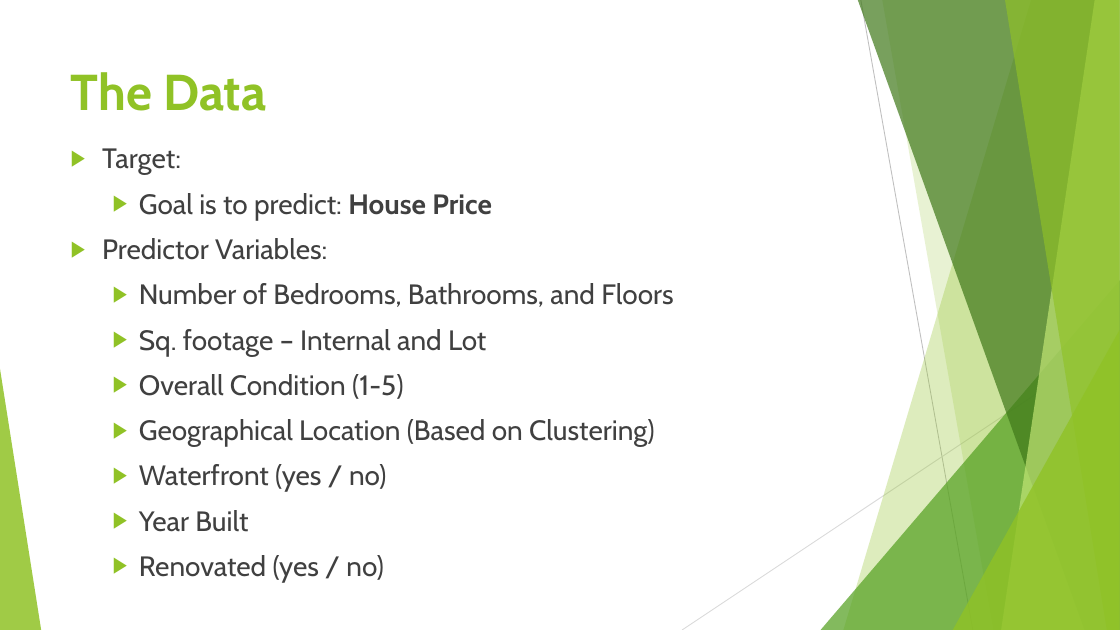
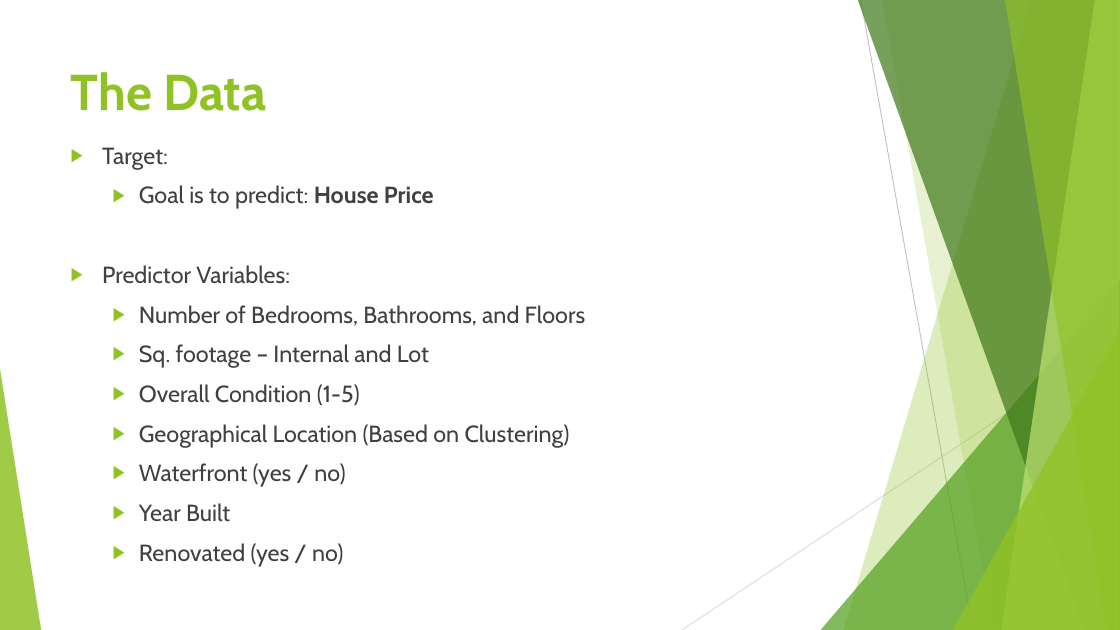
Before and after one commit to arcaputo3/dsc-1-final-project-online-ds-sp-000, a slide deck: slide 2 of Linear Regression Modeling.pptx. Drawn at 1120x630 pixels with LibreOffice and Linux fonts; fonts in the diff are those of the drawing. Boxes give left, top, right and bottom in pixels: in the first picture for what was removed or moved away, otherwise in the second. Text is boxed around its words. In the diff, an @@ line names an element or a change of style, - is before the commit and + after.

```diff
--- a/Linear Regression Modeling.pptx
+++ b/Linear Regression Modeling.pptx
@@ text "Target:" at [102, 147, 585, 567]: size 24 to 20 pt @@
```
Also in this commit, not shown: 1 other slide changed, 3 slides added, 2 other files.
